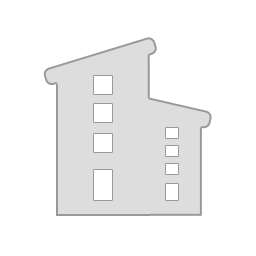
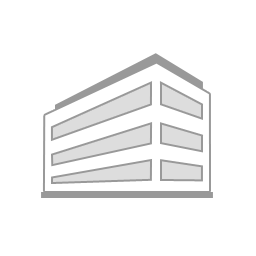
Comparing the layer stacks of the two 256px x 256px images. Changes:
removed group "Windows and doors" (8 layers) over [94, 76, 178, 200]
removed layer "Shape 18 copy 7" from group "Windows and doors" over [166, 128, 178, 138]
removed layer "Shape 18 copy 5" from group "Windows and doors" over [166, 164, 178, 174]
removed layer "Shape 18 copy 4" from group "Windows and doors" over [166, 191, 178, 198]
removed layer "Shape 18 copy 3" from group "Windows and doors" over [94, 170, 112, 198]
removed layer "Shape 18 copy 2" from group "Windows and doors" over [94, 134, 112, 152]
removed layer "Shape 18 copy" from group "Windows and doors" over [94, 104, 112, 122]
removed layer "Shape 18" from group "Windows and doors" over [94, 76, 112, 93]
removed layer "Shape 15 copy 2" over [43, 37, 212, 216]
added group "Group 3" with 10 layers above "Layer 1" over [41, 53, 213, 198]
added layer "Shape 89" in group "Group 3" over [50, 81, 153, 142]
added layer "Shape 88" in group "Group 3" over [50, 122, 153, 167]
added layer "Shape 87" in group "Group 3" over [51, 158, 153, 184]
added layer "Shape 86" in group "Group 3" over [160, 159, 203, 182]
added layer "Shape 85" in group "Group 3" over [160, 122, 204, 153]
added layer "Shape 84" in group "Group 3" over [159, 81, 204, 120]
added layer "Shape 81" in group "Group 3" over [44, 63, 209, 191]
added layer "Shape 90" in group "Group 3" over [54, 53, 203, 113]
added layer "Shape 80" in group "Group 3" over [41, 192, 213, 198]
